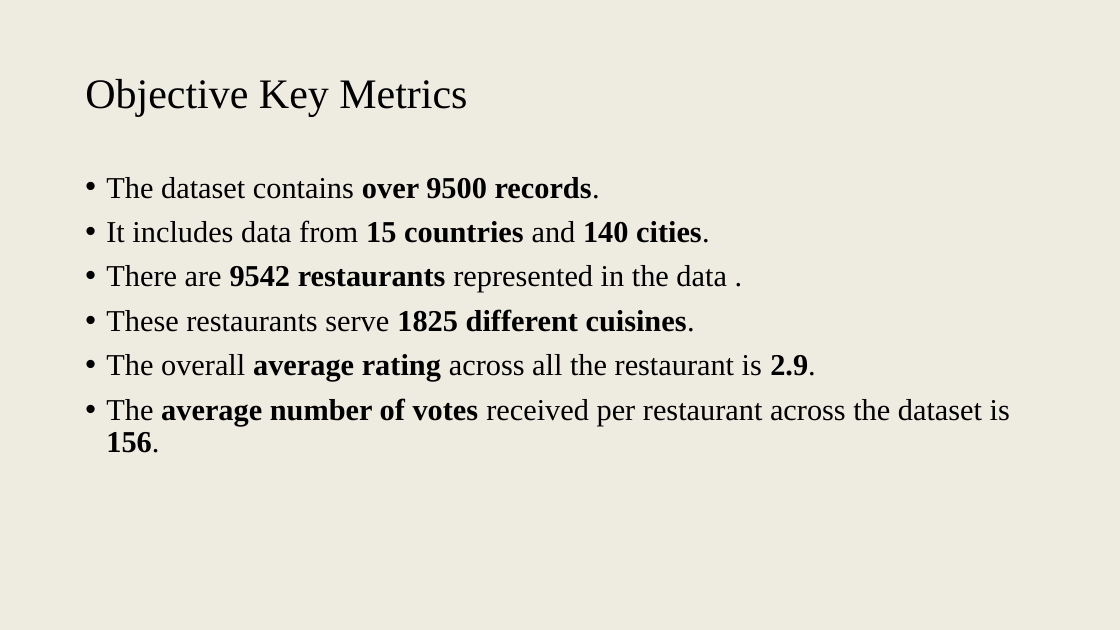
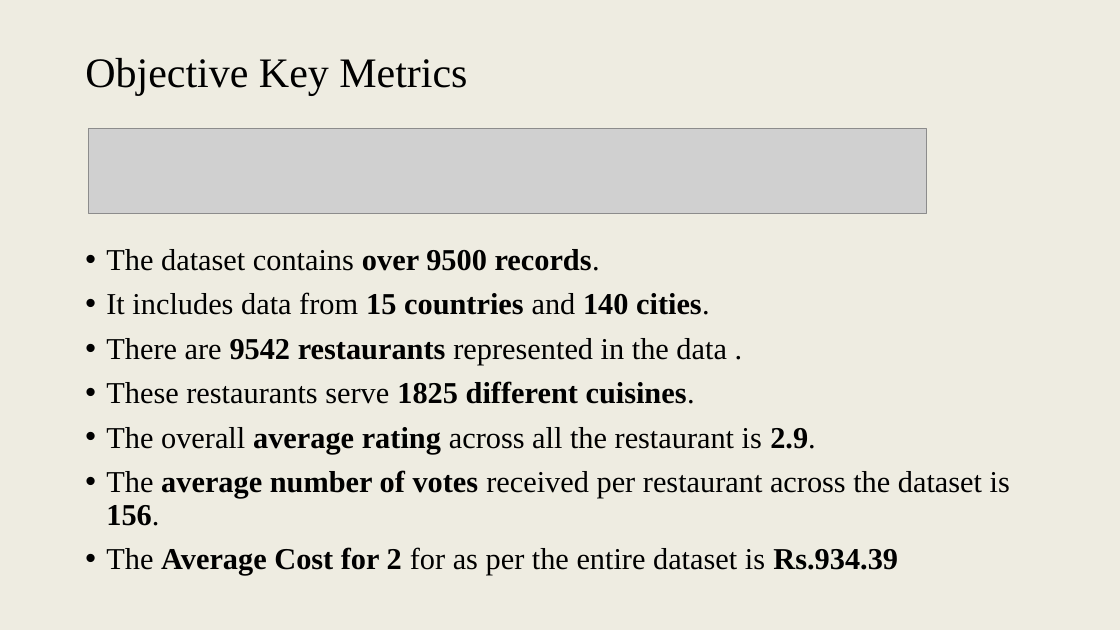
Before and after one commit to suhasjagadish/Restaurant_expansion, a slide deck: slide 6 of Analysis_Presentation.pptx (slide 5 before the commit). Drawn at 1120x630 pixels with LibreOffice and Linux fonts; fonts in the diff are those of the drawing; grey boxes stand for pictures. Boxes give left, top, right and bottom in pixels: in the first picture for what was removed or moved away, otherwise in the second. Text is boxed around its words. In the diff, an @@ line names an element or a change of style, - is before the commit and + after.

```diff
--- a/Analysis_Presentation.pptx
+++ b/Analysis_Presentation.pptx
@@ title "Objective Key Metrics": place and size @@
-title "Objective Key Metrics" at (85,79,467,116)
+title "Objective Key Metrics" at (85,58,467,95)
@@ picture added at (88,129,926,213) @@
@@ text "The dataset contains over 9500 ...": place and size @@
-text "The dataset contains over 9500 ..." at (106,177,1010,453)
+text "The dataset contains over 9500 ..." at (106,249,1010,576)
@@ text at (106,547,898,576): paragraph added @@
+• The Average Cost for 2 for as per the entire dataset is Rs.934.39
```
Also in this commit, not shown: 2 other slides changed, 4 slides added, 2 other files.
